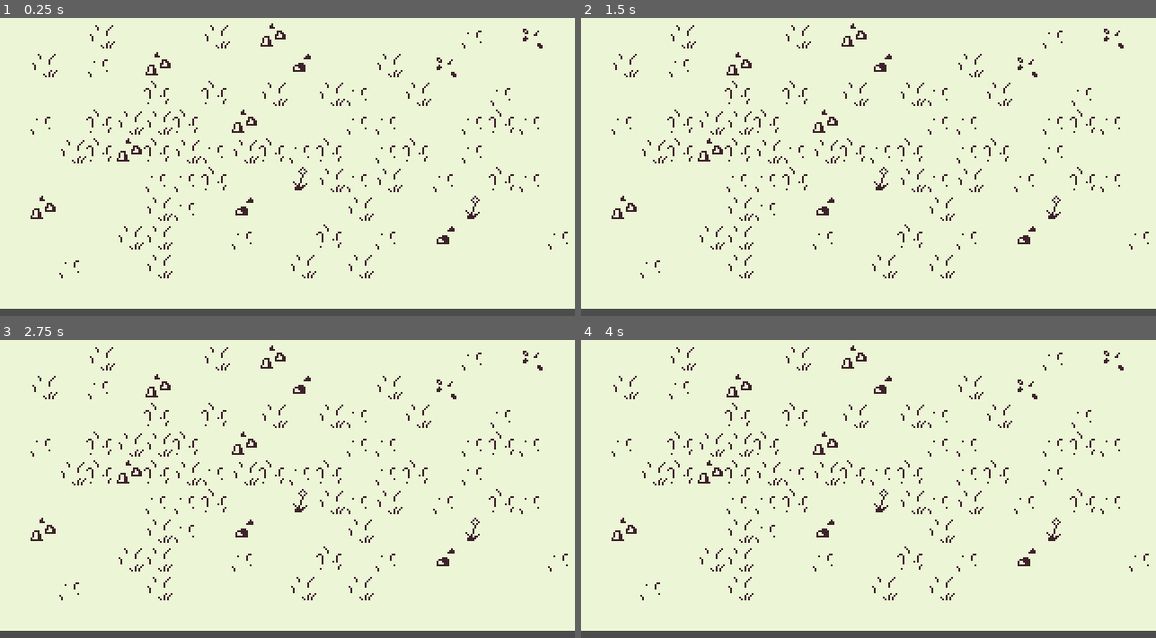
Above: before the commit, frames 1-4 (two rows, left to right).
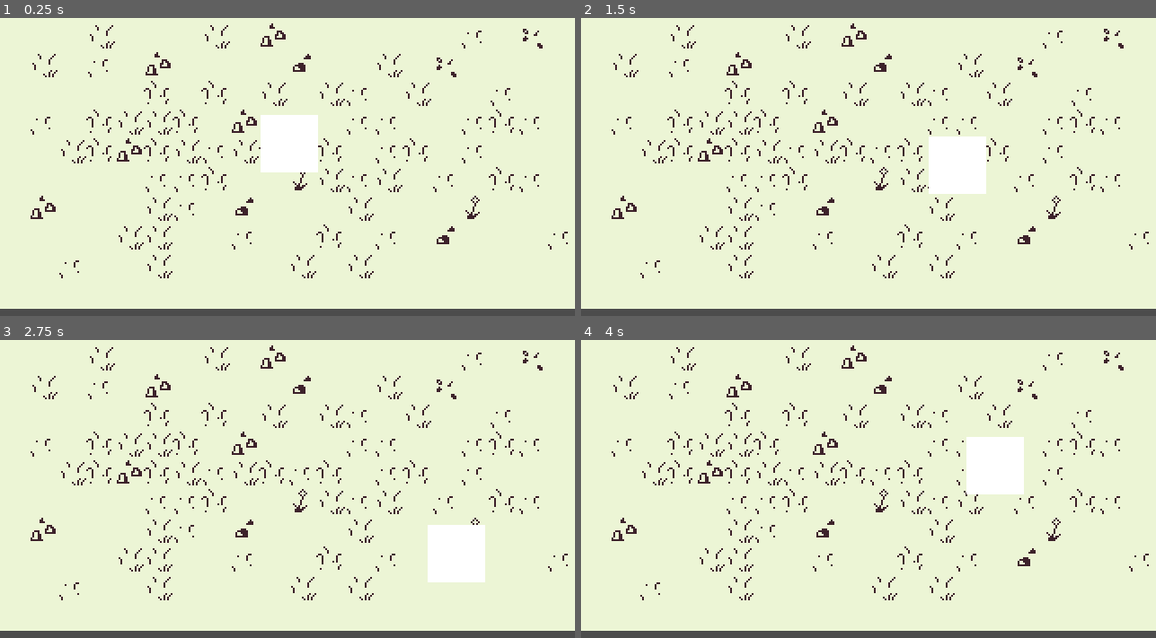
Above: after the commit, the same moments.

Repository: SummerGameProject/Scent
Game: Godot game, scene res://Scenes/ForestLvl.tscn
Two runs of this game, one before a commit and one after it. Both use one fixed random seed, a clock stepped at 60 frames per second and the inputs below. This scene is started directly instead of the project's main scene.
Inputs:
- Up to frame 1 (0.25 s): no input
- Up to frame 2 (1.5 s): tap Enter at 0.5 s; hold Right (ui_right) 0.53-1.28 s; hold Down (ui_down) from 1.28 s (still down)
- Up to frame 3 (2.75 s): release Down (ui_down) at 2.03 s; hold Right (ui_right) from 2.03 s (still down)
- Up to frame 4 (4 s): release Right (ui_right) at 2.78 s; hold Up (ui_up) 2.78-3.53 s; hold Left (ui_left) from 3.53 s (still down)

The runs differ from the first frame. In frame 1, 1.9% of the frame differs, in the area x 45-56%, y 32-52%; in frame 2, 1.9%; in frame 3, 1.9%; in frame 4, 1.9%.

Commit message:
added dog to forest level

Diff:
--- a/Scenes/ForestLvl.tscn
+++ b/Scenes/ForestLvl.tscn
@@ -1,6 +1,7 @@
-[gd_scene load_steps=2 format=2]
+[gd_scene load_steps=3 format=2]
 
 [ext_resource path="res://Assets/TileSets/forest_ground_tileset.tres" type="TileSet" id=1]
+[ext_resource path="res://Assets/Characters/Dog/Scene/Dog.tscn" type="PackedScene" id=2]
 
 [node name="ForestLvl" type="Node"]
 
@@ -10,3 +11,6 @@
 cell_custom_transform = Transform2D( 16, 0, 0, 16, 0, 0 )
 format = 1
 tile_data = PoolIntArray( 0, 0, 1, 1, 0, 1, 2, 0, 1, 3, 0, 1, 4, 0, 1, 5, 0, 1, 6, 0, 1, 7, 0, 1, 8, 0, 1, 9, 0, 1, 10, …(3014 unchanged characters)…
+
+[node name="Dog" parent="." instance=ExtResource( 2 )]
+position = Vector2( 161, 84 )
